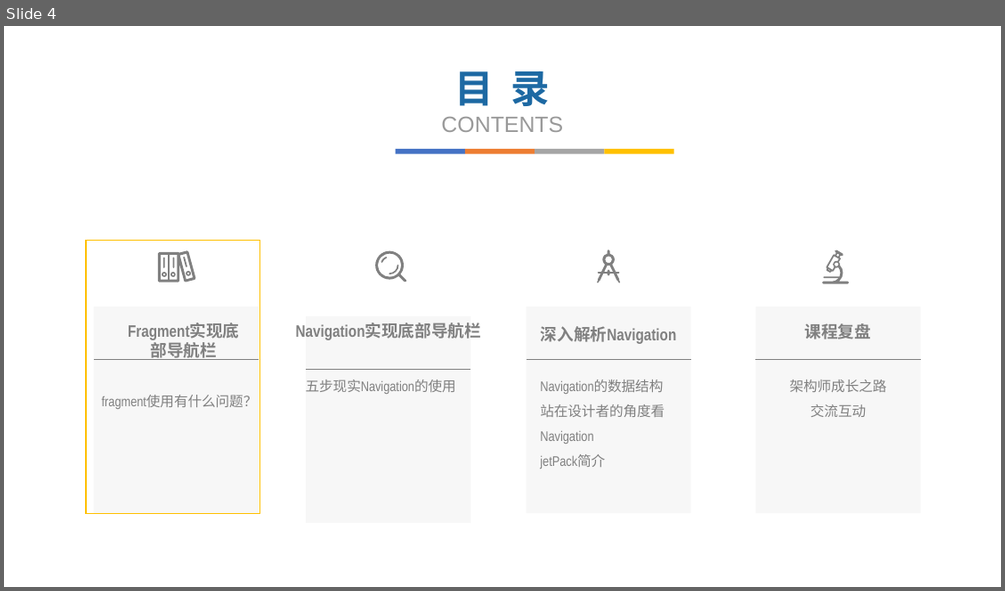
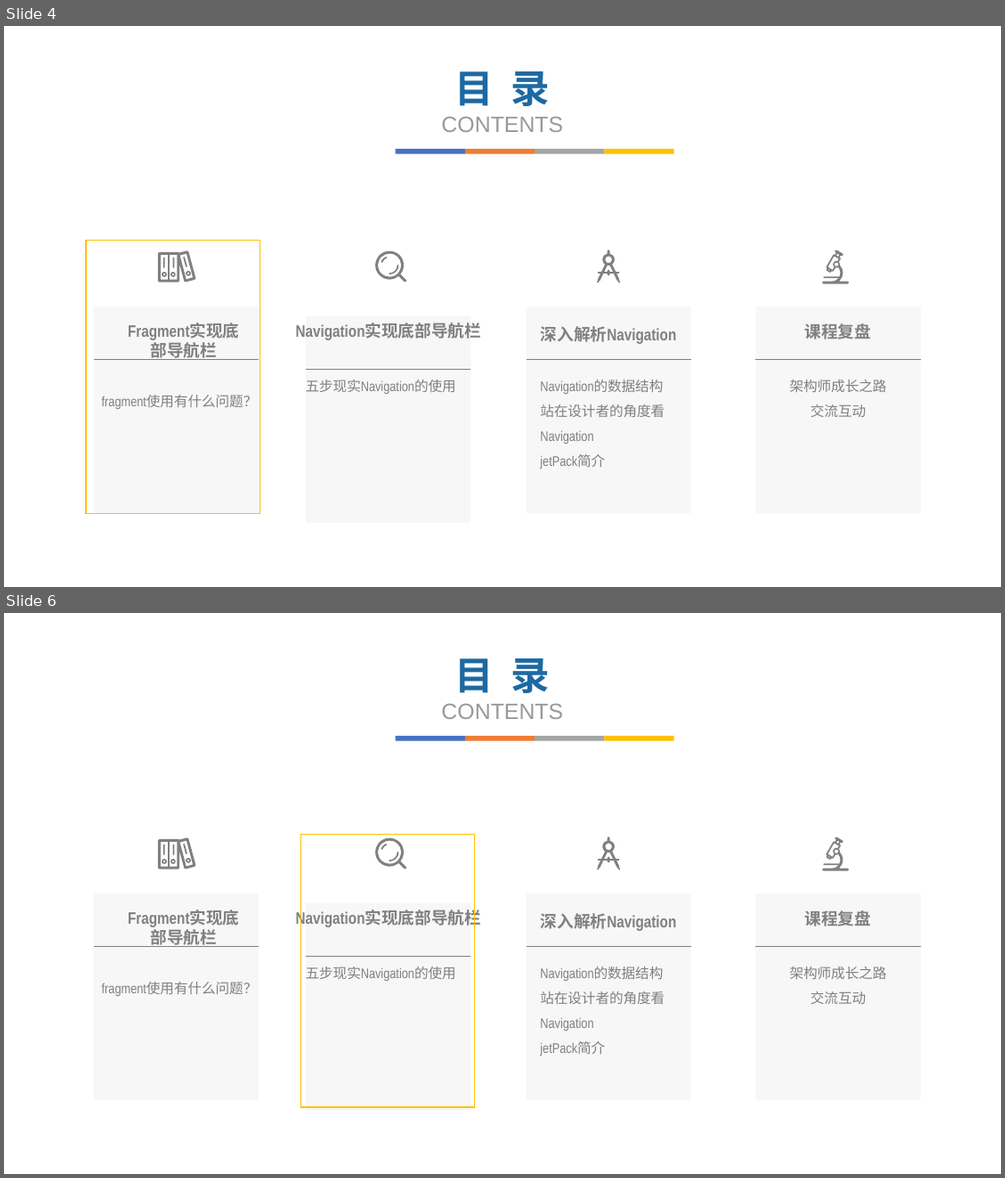
Before and after one commit to fanzhangvip/xiangxue, a slide deck: doc/ppt/navigation实战.pptx. Shown one above the other, each under a label of ours: slide 4 before the commit, slides 4 and 6 after it; the slides between them are not shown. The pictures are 1005x591 and 1005x1178 pixels, drawn with LibreOffice and Linux fonts; fonts in the diff are those of the drawing; background and template pictures are left out. Boxes give left, top, right and bottom in pixels: in the first picture for what was removed or moved away, otherwise in the second. Text is boxed around its words. In the diff, an @@ line names an element or a change of style, - is before the commit and + after.

```diff
--- a/doc/ppt/navigation实战.pptx
+++ b/doc/ppt/navigation实战.pptx
@@ slide 6 added at bbox=[4, 613, 1001, 1174], background #FFFFFF @@
@@ text added at bbox=[441, 658, 563, 719], 21.4 pt, text #999999 @@
+目 录
+CONTENTS
@@ group added at bbox=[395, 736, 674, 741]: 4 rectangles @@
@@ freeform shape added at bbox=[158, 837, 196, 868], fill #808080 @@
@@ rectangle added at bbox=[301, 835, 475, 1107], outline #FFC000 1 pt @@
@@ freeform shape added at bbox=[376, 838, 407, 869], fill #808080 @@
@@ freeform shape added at bbox=[597, 836, 620, 870], fill #808080 @@
@@ freeform shape added at bbox=[822, 836, 849, 871], fill #808080 @@
@@ rectangle added at bbox=[94, 893, 259, 1100], fill #D9D9D9 at 20% opacity @@
@@ text added at bbox=[114, 904, 253, 952], 16 pt, text #808080, bold @@
+Fragment实现底部导航栏
@@ rectangle added at bbox=[306, 903, 471, 1110], fill #D9D9D9 at 20% opacity @@
@@ rectangle added at bbox=[526, 893, 691, 1100], fill #D9D9D9 at 20% opacity @@
@@ rectangle added at bbox=[755, 893, 921, 1100], fill #D9D9D9 at 20% opacity @@
@@ text added at bbox=[296, 910, 481, 927], 16 pt, text #808080, bold @@
+Navigation实现底部导航栏
@@ text added at bbox=[541, 913, 676, 931], 16 pt, text #808080, bold @@
+深入解析Navigation
@@ text added at bbox=[805, 910, 871, 926], 16 pt, text #808080, bold @@
+课程复盘
@@ line added from (94, 946) to (259, 946), #808080 0.5 pt @@
@@ line added from (306, 956) to (470, 956), #808080 0.5 pt @@
@@ line added from (526, 946) to (691, 946), #808080 0.5 pt @@
@@ line added from (755, 946) to (921, 946), #808080 0.5 pt @@
@@ text added at bbox=[102, 981, 258, 996], 13.3 pt, text #808080 @@
+fragment使用有什么问题？
@@ text added at bbox=[306, 966, 456, 981], 13.3 pt, text #808080 @@
+五步现实Navigation的使用
@@ text added at bbox=[540, 966, 664, 1055], 13.3 pt, text #808080 @@
+Navigation的数据结构
+站在设计者的角度看Navigation
+jetPack简介
@@ text added at bbox=[790, 966, 887, 1004], 13.3 pt, text #808080 @@
+架构师成长之路
+交流互动
```
Also in this commit, not shown: 25 slides changed, 2 other slides added, 4 other files.
